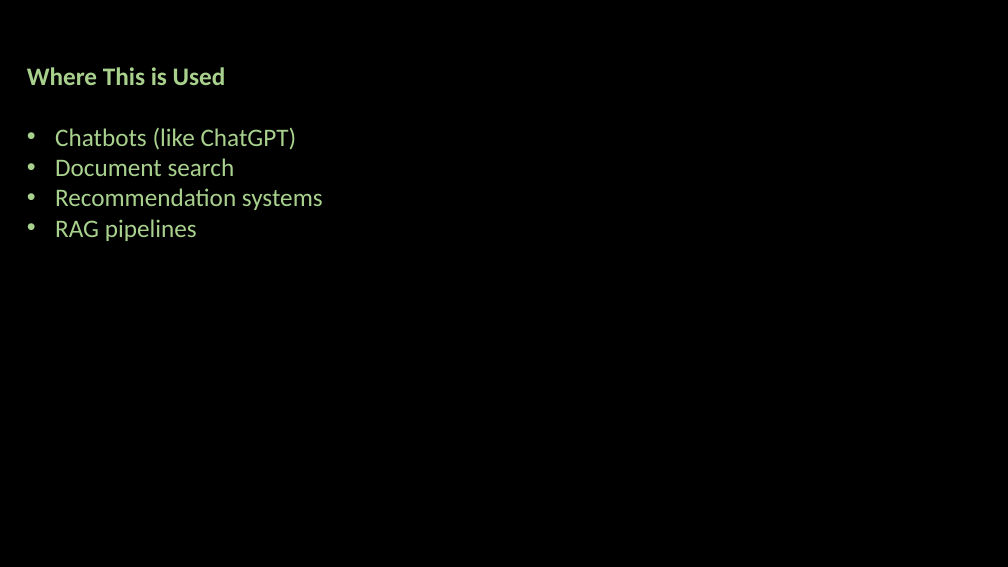
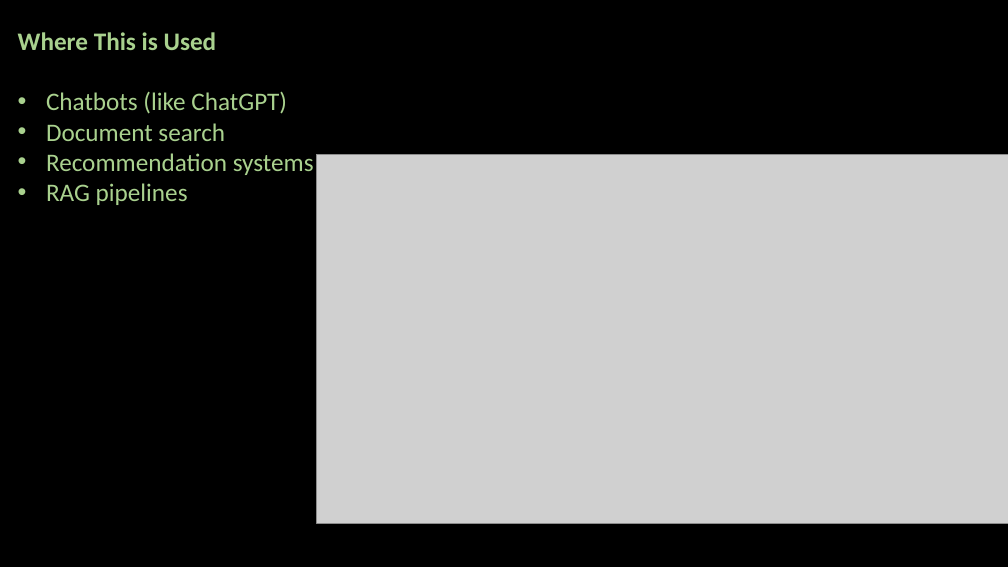
Before and after one commit to ash322ash422/youtube, a slide deck: slide 8 of GenAI/wk4-embedding-vectorDB-SemanticSearch/vectorDB-SematicSearch-pt1.pptx. Drawn at 1008x567 pixels with LibreOffice and Linux fonts; fonts in the diff are those of the drawing; grey boxes stand for pictures; background and template pictures are left out. Boxes give left, top, right and bottom in pixels: in the first picture for what was removed or moved away, otherwise in the second. Text is boxed around its words. In the diff, an @@ line names an element or a change of style, - is before the commit and + after.

```diff
--- a/GenAI/wk4-embedding-vectorDB-SemanticSearch/vectorDB-SematicSearch-pt1.pptx
+++ b/GenAI/wk4-embedding-vectorDB-SemanticSearch/vectorDB-SematicSearch-pt1.pptx
@@ text "Where This is Used": place and size @@
-text "Where This is Used" at box(27, 67, 323, 241)
+text "Where This is Used" at box(18, 32, 314, 205)
@@ picture added at box(316, 154, 1008, 523) @@
```
Also in this commit, not shown: 3 other slides changed, 2 slides added, 23 other files.
